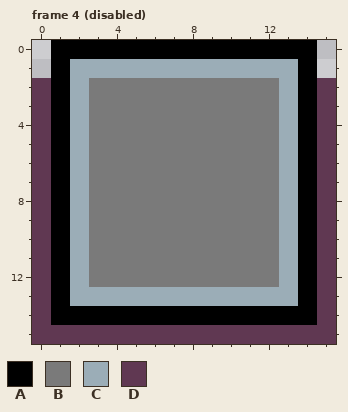
A pixel-art file gets an edit: assets/themes/cave-level/cave-level-button-textures.aseprite. The picture above is the old version.
16x16 pixels, 4 frames. Shown: frame 4 (disabled).
Visible layers, top first: "outline", "button", "shadow".
Palette (. is transparent): A #000000  B #7a7a7a  C #9badb7  D #603852
Pixels before, frame 4 (disabled), first column x 0:
 0 .AAAAAAAAAAAAAA.
 1 .ACCCCCCCCCCCCA.
 2 DACBBBBBBBBBBCAD
 3 DACBBBBBBBBBBCAD
 4 DACBBBBBBBBBBCAD
 5 DACBBBBBBBBBBCAD
 6 DACBBBBBBBBBBCAD
 7 DACBBBBBBBBBBCAD
 8 DACBBBBBBBBBBCAD
 9 DACBBBBBBBBBBCAD
10 DACBBBBBBBBBBCAD
11 DACBBBBBBBBBBCAD
12 DACBBBBBBBBBBCAD
13 DACCCCCCCCCCCCAD
14 DAAAAAAAAAAAAAAD
15 DDDDDDDDDDDDDDDD
New version:
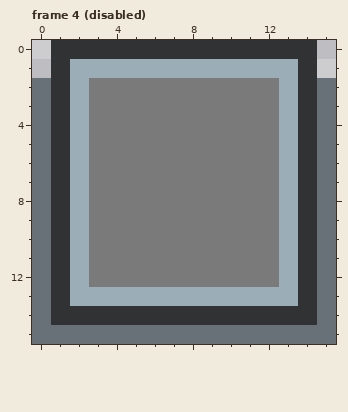
The edit:
{"colour":"A","old":"#000000","new":"#303233"}
{"colour":"D","old":"#603852","new":"#677177"}
